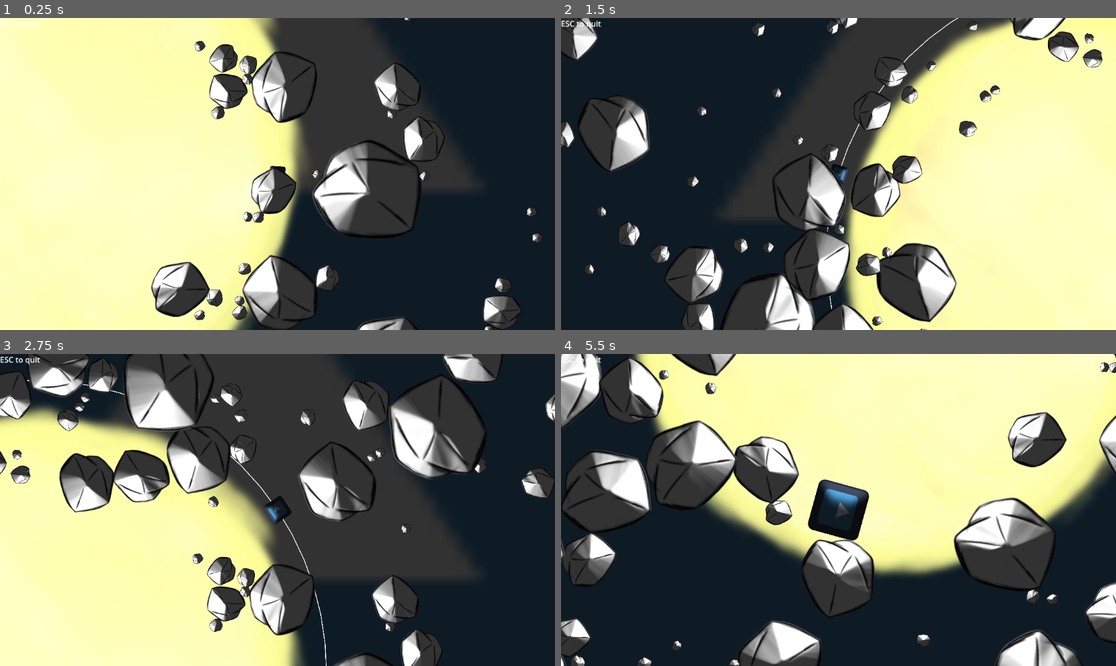
Above: before the commit, frames 1-4 (two rows, left to right).
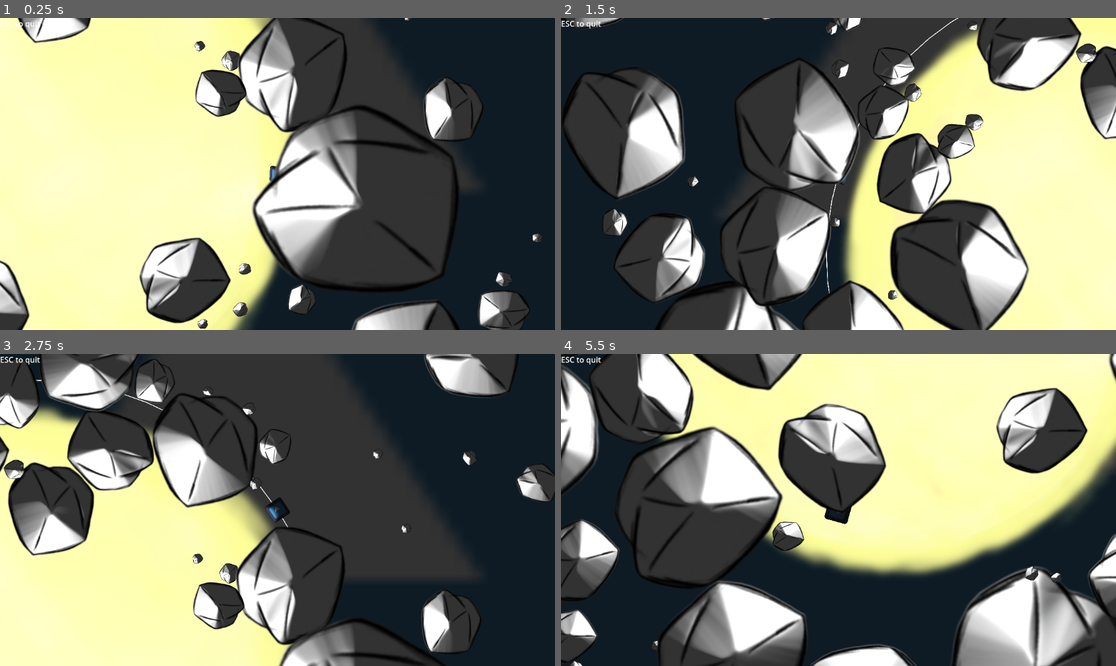
Above: after the commit, the same moments.

Repository: Aroweeri/gmtk2025
Game: Godot game, scene res://scenes/Main.tscn
Two runs of this game, one before a commit and one after it. Both use one fixed random seed, a clock stepped at 60 frames per second and the inputs below. The engine's default icon, where the game draws it, is replaced by a stand-in: a white triangle on a blue panel in a dark square.
Inputs:
- Up to frame 1 (0.25 s): no input
- Up to frame 2 (1.5 s): hold Up (ui_up) 0.53-1.28 s; hold 1 (zoom1) 0.53-1.28 s; hold Down (ui_down) from 1.28 s (still down); tap 2 (zoom2) at 1.35 s
- Up to frame 3 (2.75 s): release Down (ui_down) at 2.03 s; hold Up (ui_up) from 2.03 s (still down); hold 3 (zoom3) from 2.03 s (still down)
- Up to frame 4 (5.5 s): release 3 (zoom3) at 2.78 s; tap 1 (zoom1) at 2.85 s; release Up (ui_up) at 3.53 s; hold 2 (zoom2) 3.53-4.28 s; hold Down (ui_down) from 3.53 s (still down); tap 3 (zoom3) at 4.35 s; hold 1 (zoom1) from 5.03 s (still down)

The runs differ from the first frame. In frame 1, 26% of the frame differs, in the area x 0-97%, y 0-100%; in frame 2, 44%; in frame 3, 32%; in frame 4, 49%, in the area x 0-100%, y 0-100%.

Commit message:
Tweak scales more.

Diff:
--- a/scenes/main.gd
+++ b/scenes/main.gd
@@ -7,7 +7,7 @@
 
 func _ready() -> void:
 	#loop and create 800 different asteroids
-	for i in range(400):
+	for i in range(200):
 
 		#use tempRotator and tempPositioner to pick a random angle and go out a random distance, to
 		#distribute astreroids equally around the center.
@@ -26,7 +26,7 @@
 
 		#use math to determine and set the scale of the new asteroid
 		var myrand = randf()
-		var scaleFactor = (pow(myrand, 4)*5+0.5)/3
+		var scaleFactor = (pow(myrand, 5)*10+0.5)/3
 		(newObstacle.get_node("CollisionShape2D/Sprite2D") as Node2D).scale *= scaleFactor #just sprite size
 
 		#set it's size for eating math
Not shown: 1 places in scenes/obstacle.tscn that only renumber resources
